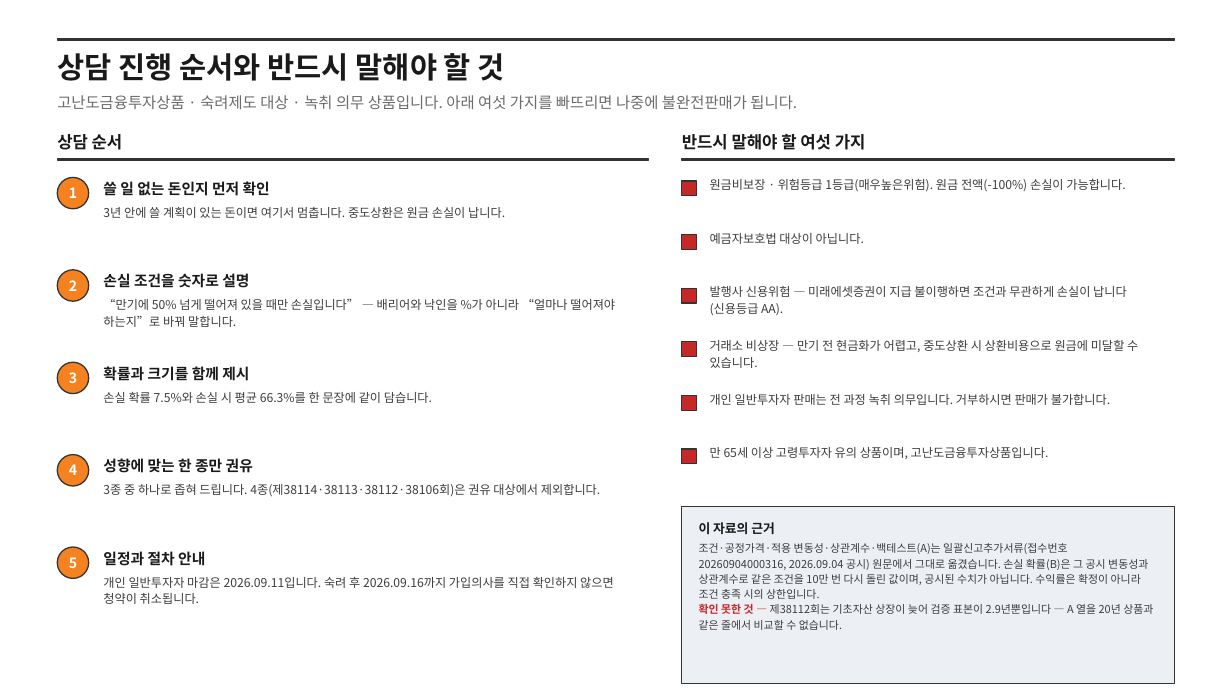
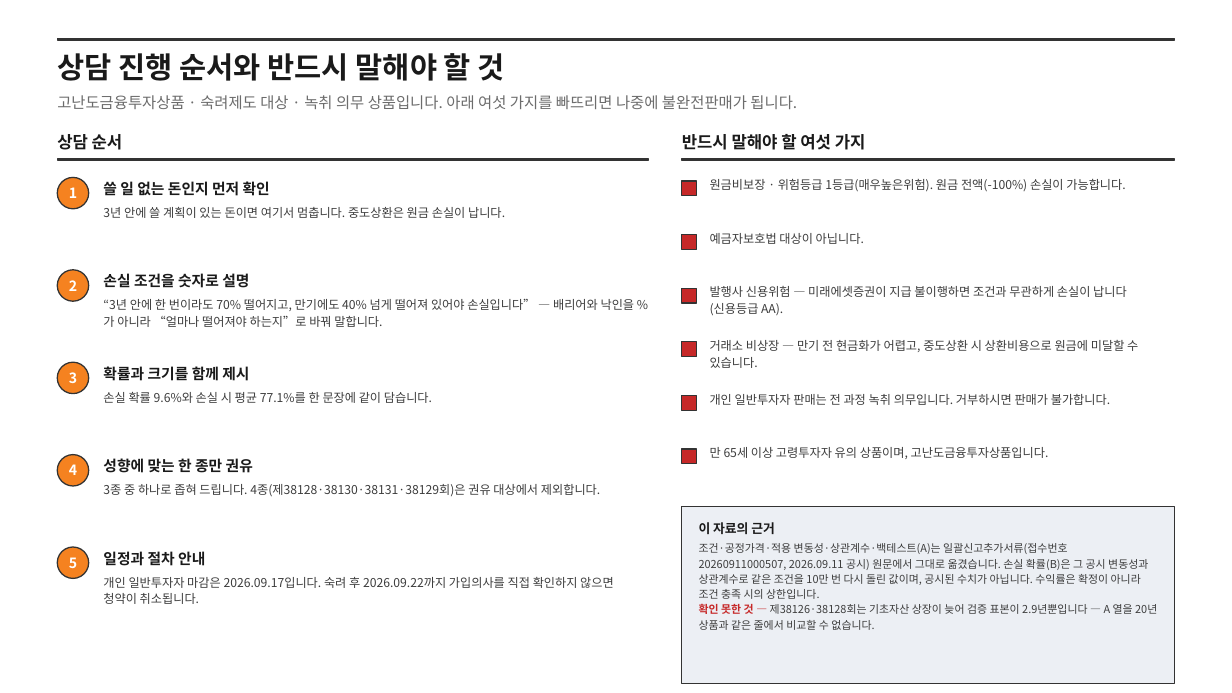
Before and after one commit to hanaroline/work_1, a slide deck: slide 6 of els-sales-deck.pptx. Drawn at 1232x693 pixels with LibreOffice and Linux fonts; fonts in the diff are those of the drawing. Boxes give left, top, right and bottom in pixels: in the first picture for what was removed or moved away, otherwise in the second. Text is boxed around its words. In the diff, an @@ line names an element or a change of style, - is before the commit and + after.

```diff
--- a/els-sales-deck.pptx
+++ b/els-sales-deck.pptx
@@ text at (x1=103, y1=299, x2=635, y2=327): text changed @@
-“만기에 50% 넘게 떨어져 있을 때만 손실입니다” — 배리어와 낙인을 %가 아니라 “얼마나 떨어져야 하는지”로 바꿔 말합니다.
+“3년 안에 한 번이라도 70% 떨어지고, 만기에도 40% 넘게 떨어져 있어야 손실입니다” — 배리어와 낙인을 %가 아니라 “얼마나 떨어져야 하는지”로 바꿔 말합니다.
@@ text at (x1=103, y1=392, x2=432, y2=403): text changed @@
-손실 확률 7.5%와 손실 시 평균 66.3%를 한 문장에 같이 담습니다.
+손실 확률 9.6%와 손실 시 평균 77.1%를 한 문장에 같이 담습니다.
@@ text at (x1=103, y1=484, x2=600, y2=496): text changed @@
-3종 중 하나로 좁혀 드립니다. 4종(제38114·38113·38112·38106회)은 권유 대상에서 제외합니다.
+3종 중 하나로 좁혀 드립니다. 4종(제38128·38130·38131·38129회)은 권유 대상에서 제외합니다.
@@ text at (x1=699, y1=543, x2=1148, y2=599): text changed @@
-조건·공정가격·적용 변동성·상관계수·백테스트(A)는 일괄신고추가서류(접수번호 20260904000316, 2026.09.04 공시) 원문에서 그대로 옮겼습니다. 손실 확률(B)은 그 공시 변동성과 상관계수로 같은 조건을 10만 번 다시 돌린 값이며, 공시된 수치가 아닙니다. 수익률은 확정이 아니라 조건 충족 시의 상한입니다.
+조건·공정가격·적용 변동성·상관계수·백테스트(A)는 일괄신고추가서류(접수번호 20260911000507, 2026.09.11 공시) 원문에서 그대로 옮겼습니다. 손실 확률(B)은 그 공시 변동성과 상관계수로 같은 조건을 10만 번 다시 돌린 값이며, 공시된 수치가 아닙니다. 수익률은 확정이 아니라 조건 충족 시의 상한입니다.
@@ text at (x1=103, y1=577, x2=614, y2=604): text changed @@
-개인 일반투자자 마감은 2026.09.11입니다. 숙려 후 2026.09.16까지 가입의사를 직접 확인하지 않으면 청약이 취소됩니다.
+개인 일반투자자 마감은 2026.09.17입니다. 숙려 후 2026.09.22까지 가입의사를 직접 확인하지 않으면 청약이 취소됩니다.
@@ text at (x1=699, y1=604, x2=1157, y2=630): text changed @@
-확인 못한 것 — 제38112회는 기초자산 상장이 늦어 검증 표본이 2.9년뿐입니다 — A 열을 20년 상품과 같은 줄에서 비교할 수 없습니다.
+확인 못한 것 — 제38126·38128회는 기초자산 상장이 늦어 검증 표본이 2.9년뿐입니다 — A 열을 20년 상품과 같은 줄에서 비교할 수 없습니다.
```
Also in this commit, not shown: 5 other slides changed, 6 other files.
